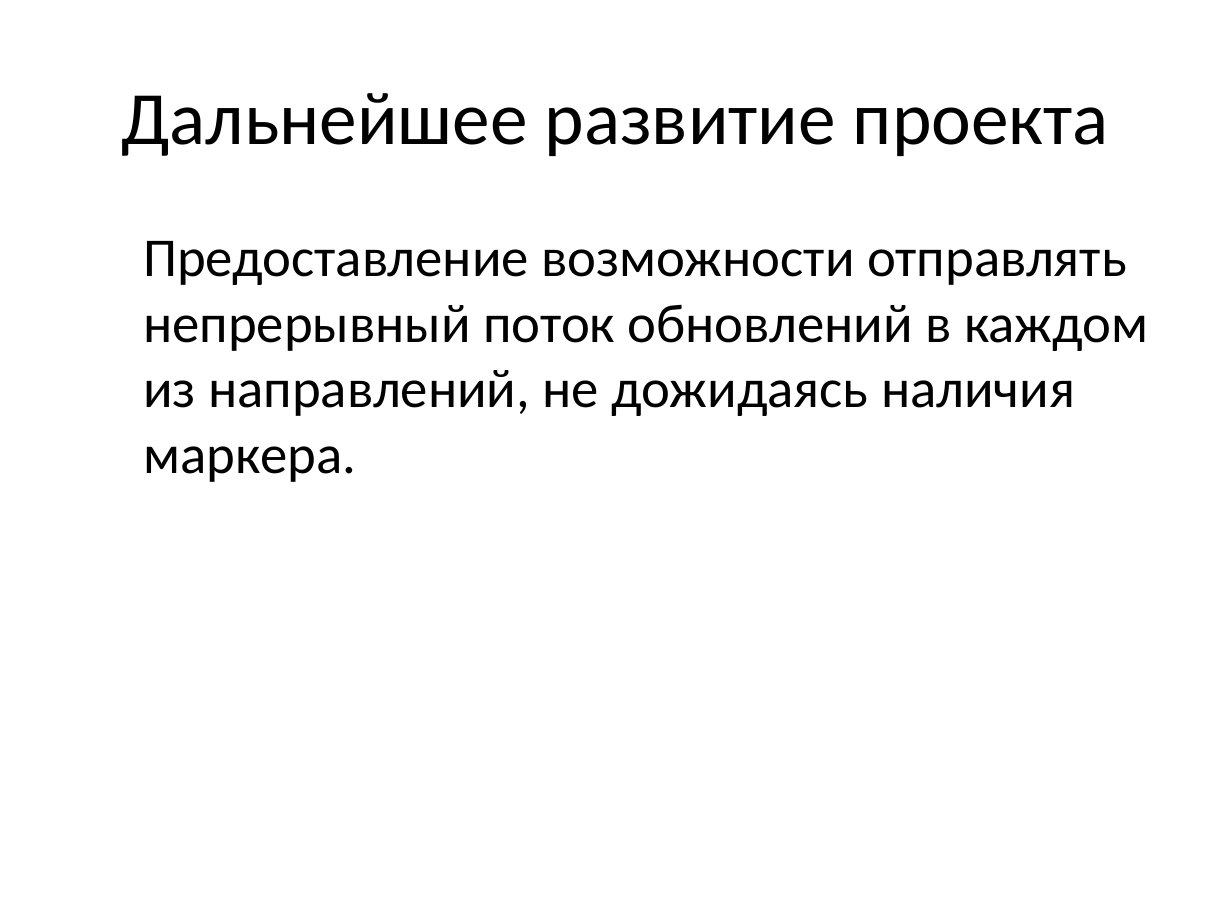
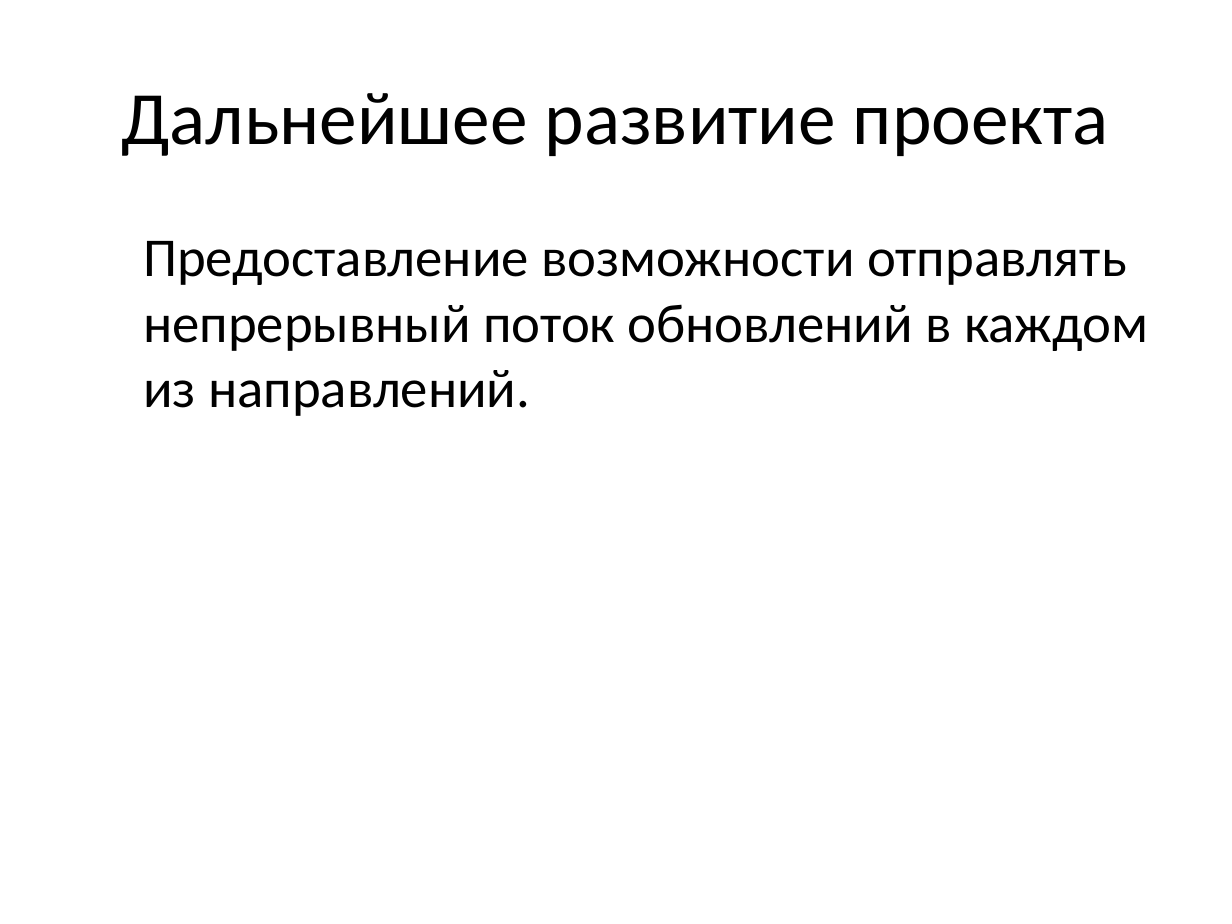
Before and after one commit to mikhail-putilov/archive, a slide deck: slide 26 of ВКР Путилов М.Ю. Презентация.pptx (slide 18 before the commit). Drawn at 1232x924 pixels with LibreOffice and Linux fonts; fonts in the diff are those of the drawing. Boxes give left, top, right and bottom in pixels: in the first picture for what was removed or moved away, otherwise in the second. Text is boxed around its words. In the diff, an @@ line names an element or a change of style, - is before the commit and + after.

```diff
--- a/ВКР Путилов М.Ю. Презентация.pptx
+++ b/ВКР Путилов М.Ю. Презентация.pptx
@@ text at (143,241,1148,416): text changed @@
-Предоставление возможности отправлять непрерывный поток обновлений в каждом из направлений, не дожидаясь наличия маркера.
+Предоставление возможности отправлять непрерывный поток обновлений в каждом из направлений.
```
Also in this commit, not shown: 12 other slides changed, 7 slides added, 1 slide removed, 4 other files.
